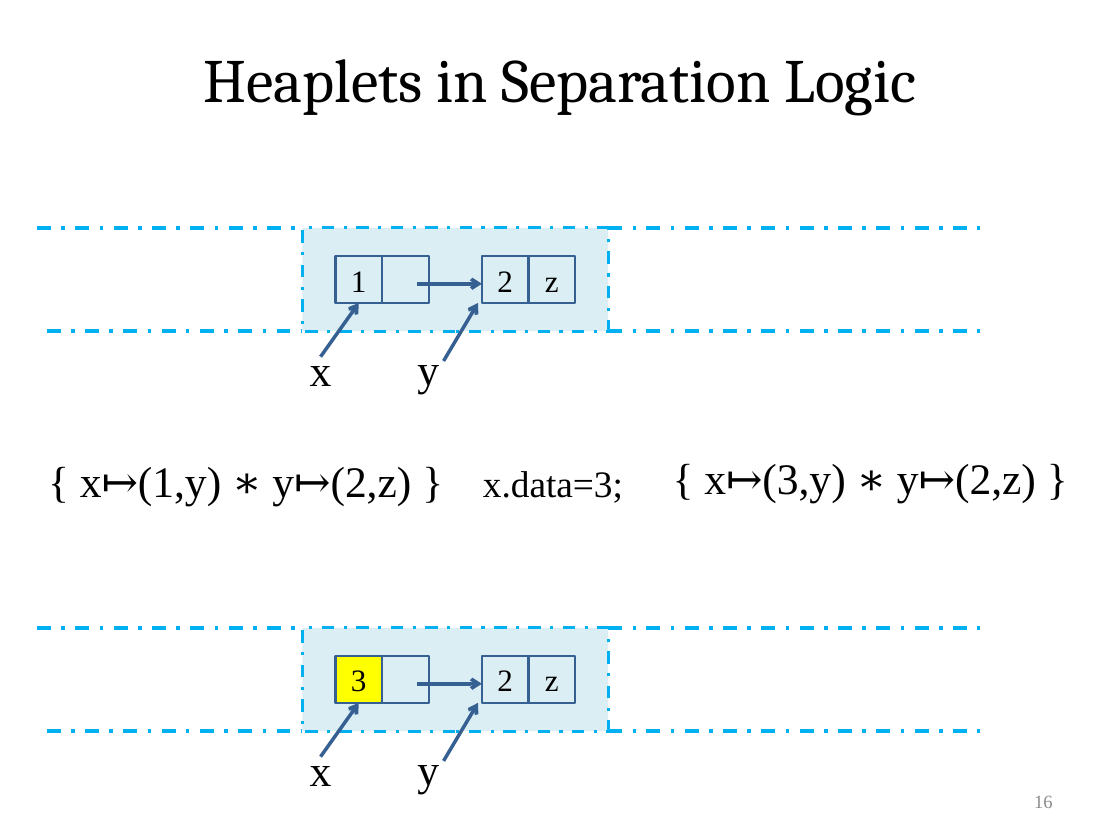
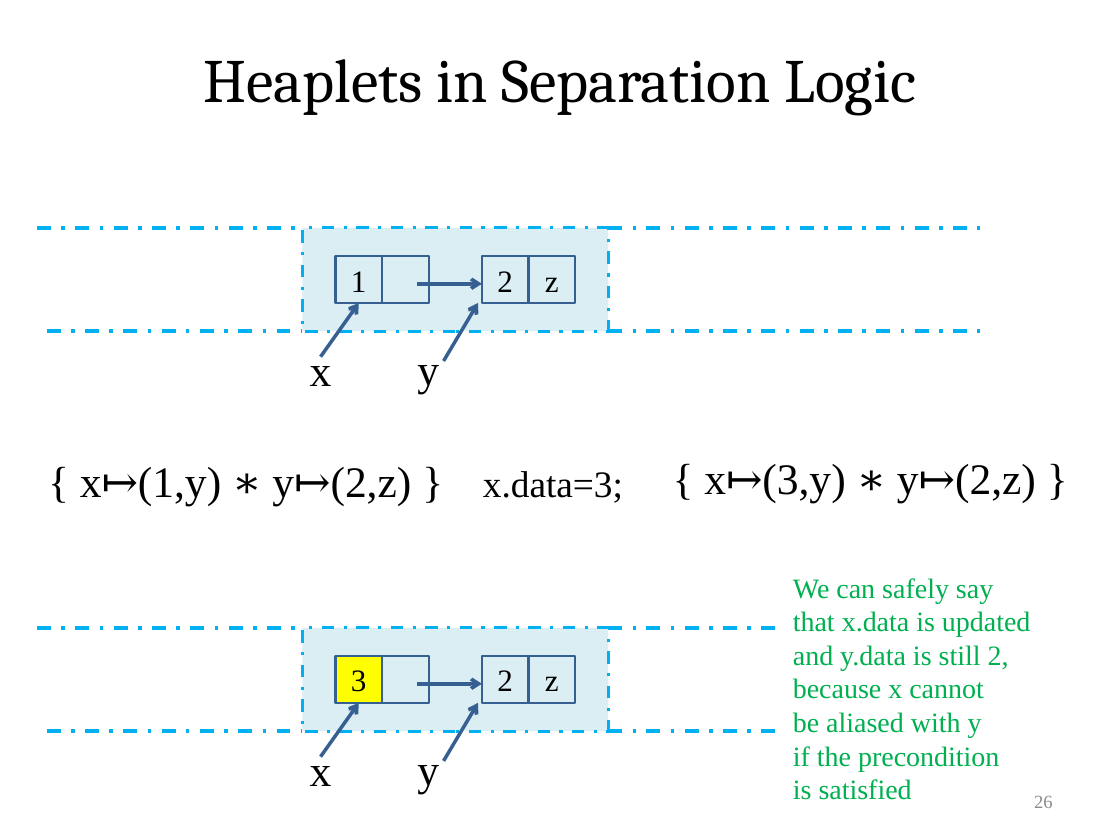
Before and after one commit to VeriNum/pardotprod, a slide deck: slide 26 of doc/Parallel Dot Product.pptx (slide 16 before the commit). Drawn at 1120x840 pixels with LibreOffice and Linux fonts; fonts in the diff are those of the drawing. Boxes give left, top, right and bottom in pixels: in the first picture for what was removed or moved away, otherwise in the second. Text is boxed around its words. In the diff, an @@ line names an element or a change of style, - is before the commit and + after.

```diff
--- a/doc/Parallel Dot Product.pptx
+++ b/doc/Parallel Dot Product.pptx
@@ text added at [793,578,1031,800], 18 pt, text #00B050 @@
+We can safely say
+that x.data is updated
+and y.data is still 2,
+because x cannot
+be aliased with y
+if the precondition
+is satisfied
@@ page number at [1034,796,1053,808]: text changed @@
-16
+26
```
Also in this commit, not shown: 24 other slides changed, 19 slides added, 2 slides removed, 1 other file.
